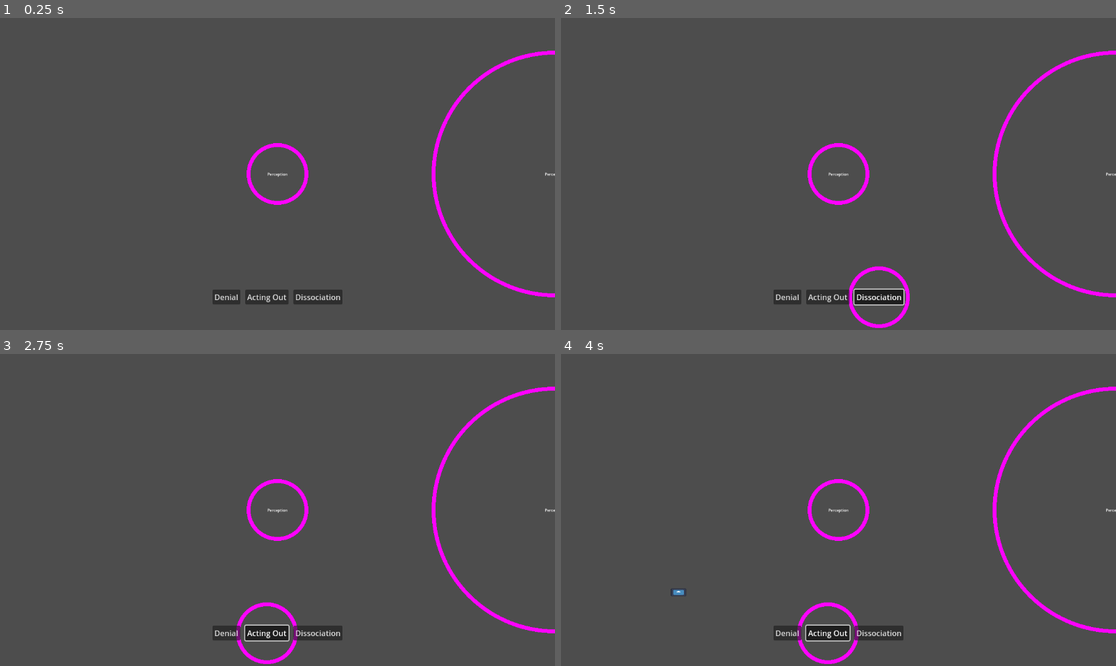
Above: before the commit, frames 1-4 (two rows, left to right).
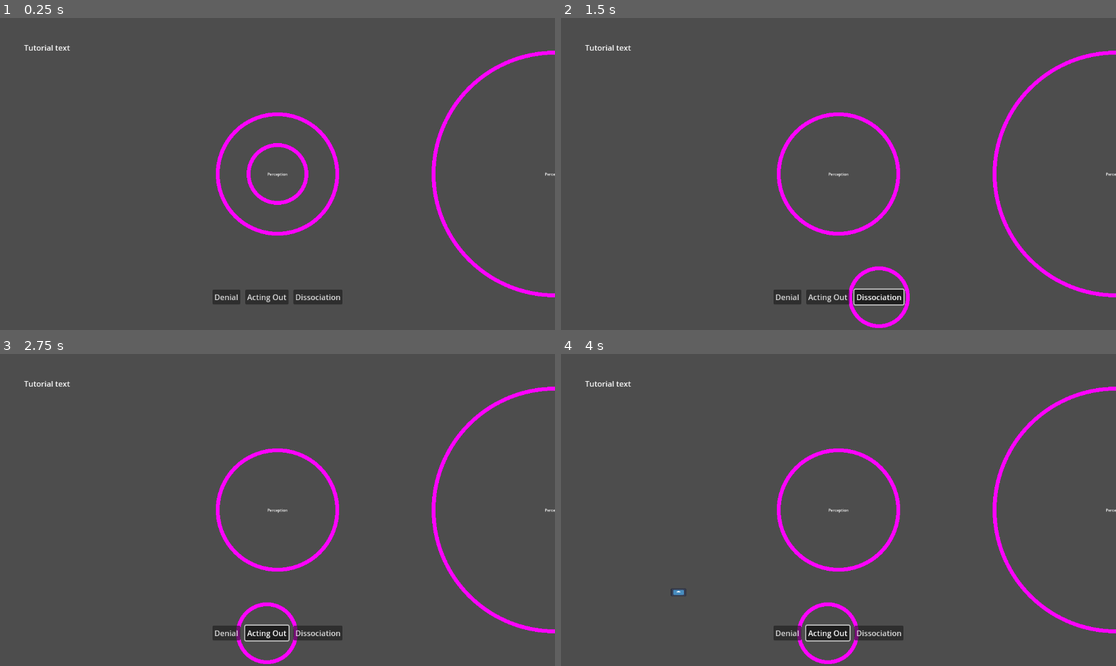
Above: after the commit, the same moments.

Repository: CasparG00/Conspiracy
Game: Godot game, scene res://game.tscn
The game is run twice, just before and just after one commit, with the same random seed, the same clock (stepped at 60 frames per second) and the same inputs. The engine's default icon, where the game draws it, is replaced by a stand-in: a white triangle on a blue panel in a dark square.
Inputs:
- Up to frame 1 (0.25 s): no input
- Up to frame 2 (1.5 s): click "Denial" at 0.5 s; click "Dissociation" at 1.25 s
- Up to frame 3 (2.75 s): click "Acting Out" at 2 s
- Up to frame 4 (4 s): click "Denial" at 2.75 s; click "Acting Out" at 3.5 s

The runs differ from the first frame. In frame 1, 1.0% of the frame differs, in the area x 4-62%, y 8-70%; in frame 2, 1.5%; in frame 3, 1.5%; in frame 4, 1.5%.

Commit message:
small updates

Diff:
--- a/entities/action_selector/action_selector.gd
+++ b/entities/action_selector/action_selector.gd
@@ -18,8 +18,15 @@
 		match pressed_button.get_name():
 			"Denial":
 				for entry: Node in sheep:
+					if entry.home_area:
+						return
+
 					entry.set_target(player_area)
 			"ActingOut":
 				print("Making them Act out!")
 			"Dissociate":
-				print("Casting Dissociation!")
+				for entry: Node in sheep:
+					if not entry.home_area:
+						return
+
+					entry.set_target(player_area)
--- a/entities/influence_area/influence_area.gd
+++ b/entities/influence_area/influence_area.gd
@@ -2,9 +2,38 @@
 extends Area2D
 
 
-@export var radius := 256.0:
-	set(value):
-		radius = max(16.0, value)
+@export var is_player := false
 
-		$CollisionShape2D.shape.radius = value
-		$TextureCircle.radius = value
+@export var radius := 256.0
+
+@onready var collision_shape: CollisionShape2D = $CollisionShape2D
+@onready var texture_circle: TextureCircle = $TextureCircle
+
+
+func _ready():
+	set_radius(radius)
+
+func _on_body_entered(body: Node2D):
+	if not body.is_in_group("sheep"):
+		return
+
+	body.set_home(self)
+
+	if is_player:
+		set_radius(get_radius() + 2)
+
+
+func _on_body_exited(body: Node2D):
+	if not body.is_in_group("sheep"):
+		return
+
+	body.set_home(null)
+
+
+func set_radius(value: float):
+	collision_shape.scale = Vector2.ONE * value
+	texture_circle.radius = value
+
+
+func get_radius() -> float:
+	return texture_circle.radius
--- a/entities/influence_area/influence_area.tscn
+++ b/entities/influence_area/influence_area.tscn
@@ -6,6 +6,7 @@
 [ext_resource type="PackedScene" uid="uid://bsfnsfhxorpx1" path="res://entities/sheep/sheep.tscn" id="4_pqcb8"]
 
 [sub_resource type="CircleShape2D" id="CircleShape2D_7d14x"]
+radius = 1.0
 
 [sub_resource type="PlaceholderTexture2D" id="PlaceholderTexture2D_64me7"]
 size = Vector2(16, 16)
--- a/entities/sheep/sheep.gd
+++ b/entities/sheep/sheep.gd
@@ -4,6 +4,7 @@
 const SPEED = 200.0
 
 var target: Node2D: set = set_target
+var home_area: Area2D: set = set_home
 
 
 func _physics_process(_delta):
@@ -19,3 +20,10 @@
 
 func set_target(new_target: Node2D):
 	target = new_target
+
+
+func set_home(new_home: Area2D):
+	if target && new_home && new_home != target:
+		target = new_home
+
+	home_area = new_home
--- a/entities/sheep/sheep.tscn
+++ b/entities/sheep/sheep.tscn
@@ -9,6 +9,7 @@
 
 [node name="Sheep" type="CharacterBody2D" groups=["sheep"]]
 motion_mode = 1
+wall_min_slide_angle = 0.0
 script = ExtResource("1_iheav")
 
 [node name="CollisionShape2D" type="CollisionShape2D" parent="."]
--- a/game.tscn
+++ b/game.tscn
@@ -13,6 +13,7 @@
 position_smoothing_enabled = true
 
 [node name="PlayerArea" parent="World" instance=ExtResource("2_66oey")]
+is_player = true
 
 [node name="OpponentArea" parent="World" instance=ExtResource("2_66oey")]
 position = Vector2(1152, 0)
@@ -63,6 +64,20 @@
 button_group = ExtResource("2_vjk3e")
 text = "Dissociation"
 
+[node name="MarginContainer" type="MarginContainer" parent="CanvasLayer/Control"]
+layout_mode = 1
+anchors_preset = -1
+anchor_right = 0.5
+anchor_bottom = 0.2
+theme_override_constants/margin_left = 50
+theme_override_constants/margin_top = 50
+
+[node name="RichTextLabel" type="RichTextLabel" parent="CanvasLayer/Control/MarginContainer"]
+layout_mode = 2
+text = "Tutorial text"
+scroll_active = false
+drag_and_drop_selection_enabled = false
+
 [node name="ActionSelector" parent="." node_paths=PackedStringArray("player_area") instance=ExtResource("2_6j171")]
 button_group = ExtResource("2_vjk3e")
 player_area = NodePath("../World/PlayerArea")
